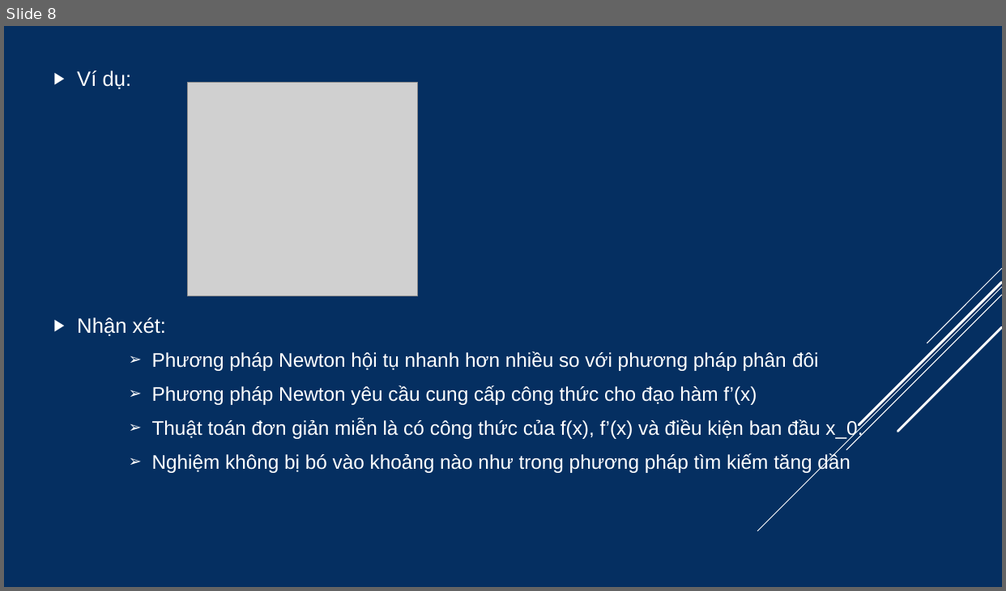
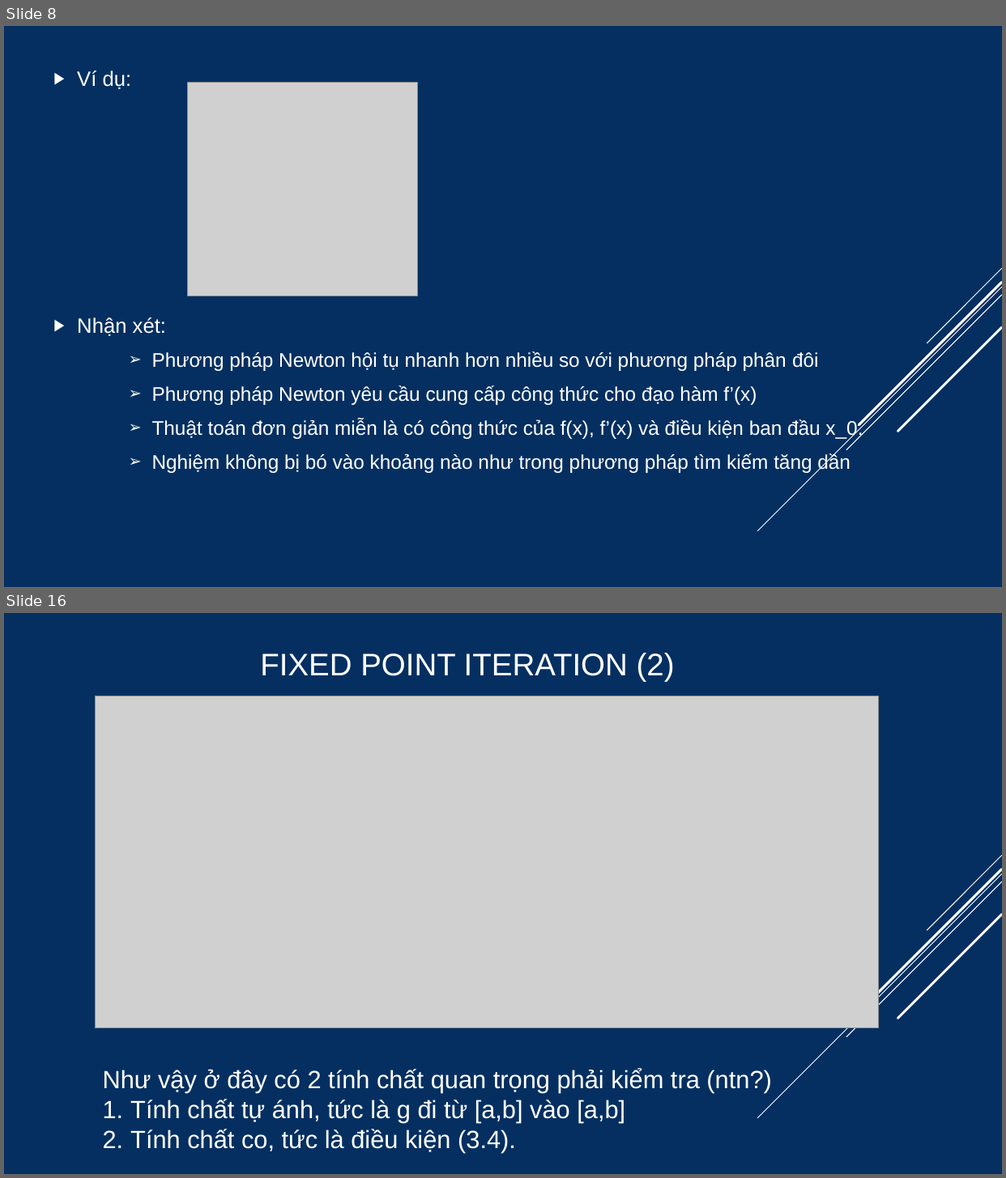
Before and after one commit to phiha-hus/Teaching-VNU, a slide deck: MAT2034_MAT2404_GTS_HK1_Python/GTS_Chương_3_Root_finding.pptx. Shown one above the other, each under a label of ours: slide 8 before the commit, slides 8 and 16 after it; the slides between them are not shown. The pictures are 1006x591 and 1006x1178 pixels, drawn with LibreOffice and Linux fonts; fonts in the diff are those of the drawing; grey boxes stand for pictures. Boxes give left, top, right and bottom in pixels: in the first picture for what was removed or moved away, otherwise in the second. Text is boxed around its words. In the diff, an @@ line names an element or a change of style, - is before the commit and + after.

```diff
--- a/MAT2034_MAT2404_GTS_HK1_Python/GTS_Chương_3_Root_finding.pptx
+++ b/MAT2034_MAT2404_GTS_HK1_Python/GTS_Chương_3_Root_finding.pptx
@@ slide 16 added at box(4, 613, 1002, 1174), background #052F61; not listed: 5 template elements that a slide beside it also shows @@
@@ text added at box(260, 653, 675, 682), 30 pt, text #FFFFFF @@
+FIXED POINT ITERATION (2)
@@ picture added at box(96, 696, 879, 1028) @@
@@ text added at box(103, 1069, 771, 1153), 24 pt, text #FFFFFF @@
+Như vậy ở đây có 2 tính chất quan trọng phải kiểm tra (ntn?)
+1. Tính chất tự ánh, tức là g đi từ [a,b] vào [a,b]
+2. Tính chất co, tức là điều kiện (3.4).
```
Also in this commit, not shown: 3 slides changed, 5 other slides added, 1 slide removed, 5 other files.
